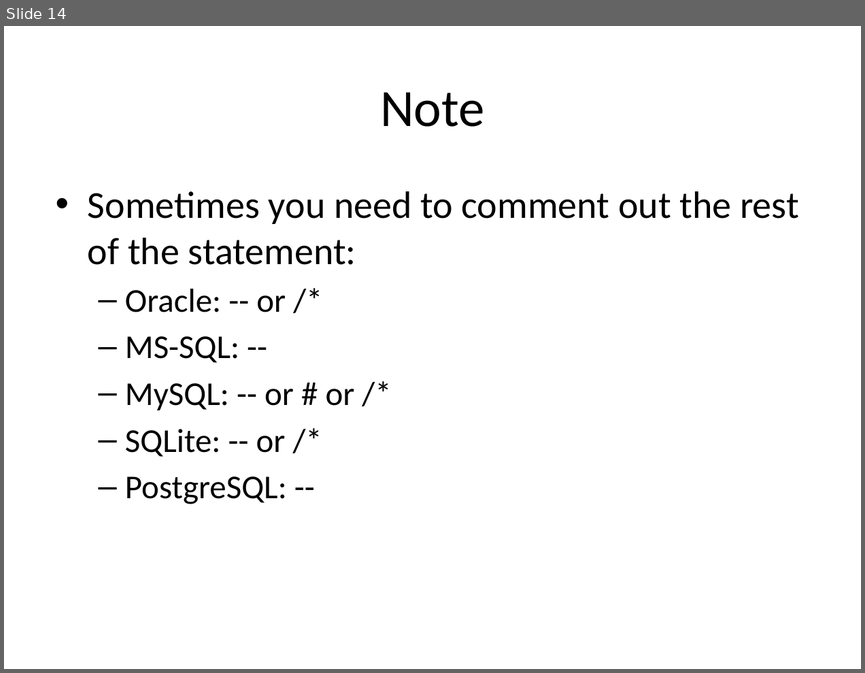
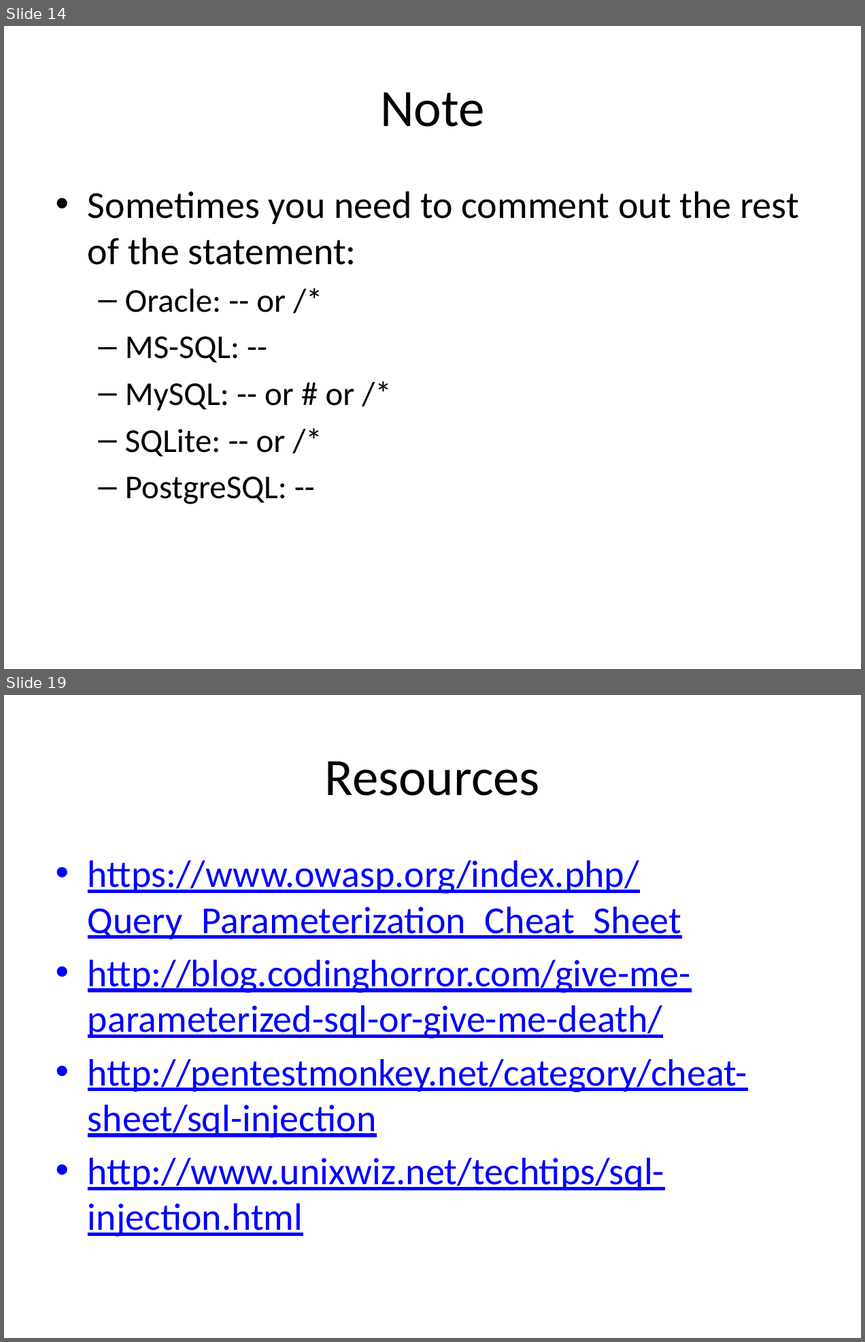
Before and after one commit to serneno/info_415_sp14, a slide deck: week4/week 4 - tuesday.pptx. Shown one above the other, each under a label of ours: slide 14 before the commit, slides 14 and 19 after it; the slides between them are not shown. The pictures are 865x673 and 865x1342 pixels, drawn with LibreOffice and Linux fonts; fonts in the diff are those of the drawing. Boxes give left, top, right and bottom in pixels: in the first picture for what was removed or moved away, otherwise in the second. Text is boxed around its words. In the diff, an @@ line names an element or a change of style, - is before the commit and + after.

```diff
--- a/week4/week 4 - tuesday.pptx
+++ b/week4/week 4 - tuesday.pptx
@@ slide 19 added at bbox=[4, 695, 861, 1338], background #FFFFFF @@
@@ title added at bbox=[325, 761, 540, 796], 44 pt, text #000000 @@
+Resources
@@ text added at bbox=[88, 860, 747, 1236], 32 pt, text #0000FF, underline @@
+• https://www.owasp.org/index.php/Query_Parameterization_Cheat_Sheet
+• http://blog.codinghorror.com/give-me-parameterized-sql-or-give-me-death/
+• http://pentestmonkey.net/category/cheat-sheet/sql-injection
+• http://www.unixwiz.net/techtips/sql-injection.html
```
Also in this commit, not shown: 4 other slides added, 2 slides removed, 3 other files.
